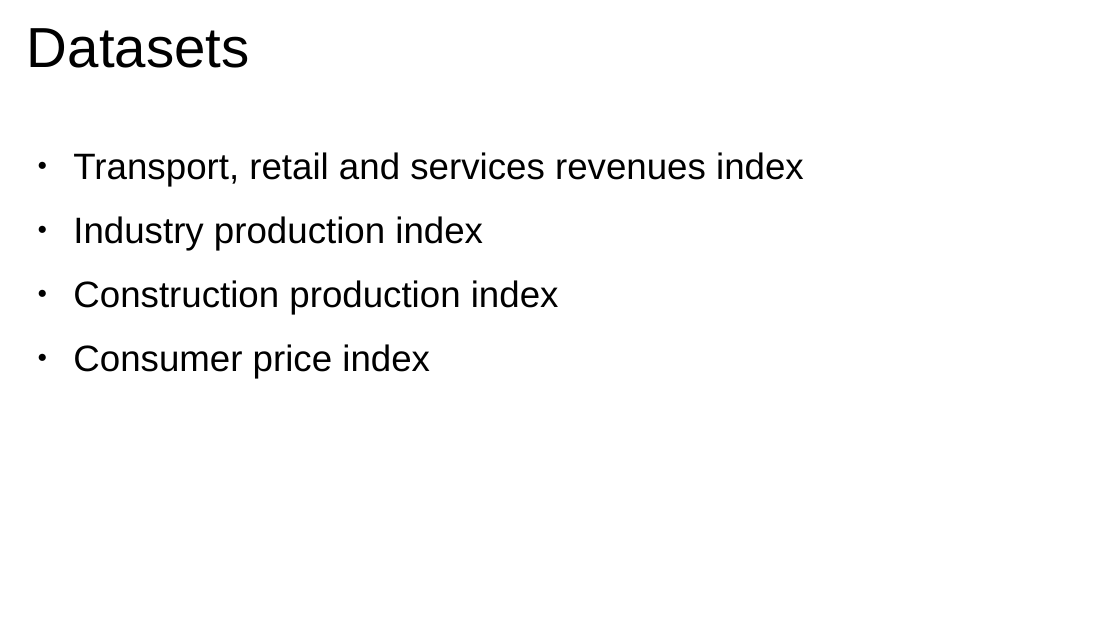
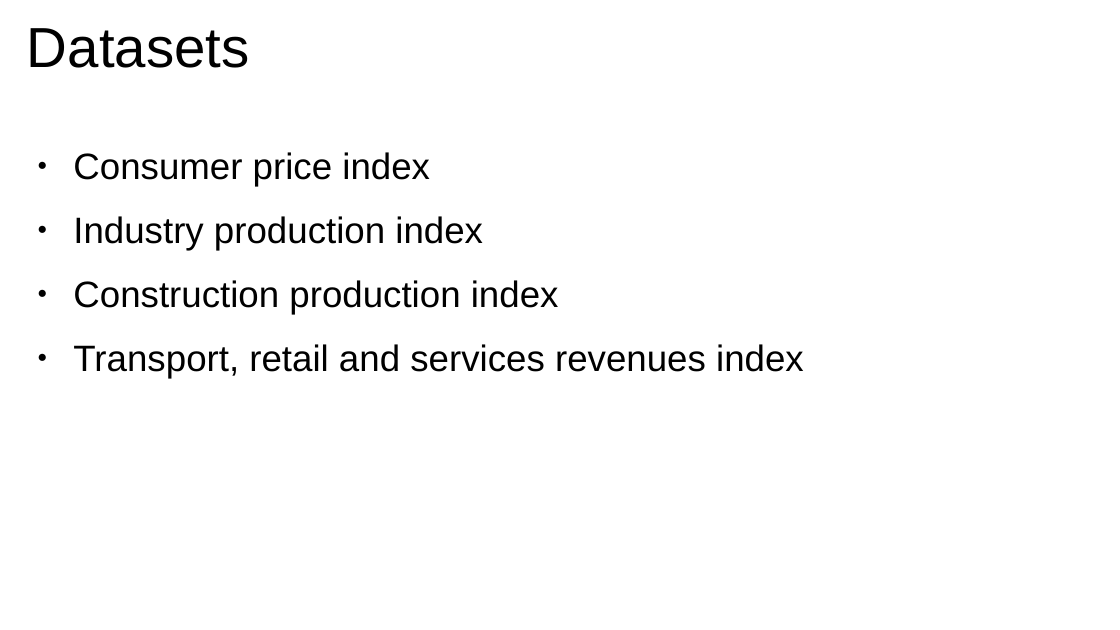
Before and after one commit to xdxdhh/czech_economy_analysis, a slide deck: slide 2 of presentation.odp. Drawn at 1120x630 pixels with LibreOffice and Linux fonts; fonts in the diff are those of the drawing. Boxes give left, top, right and bottom in pixels: in the first picture for what was removed or moved away, otherwise in the second. Text is boxed around its words. In the diff, an @@ line names an element or a change of style, - is before the commit and + after.

```diff
--- a/presentation.odp
+++ b/presentation.odp
@@ text at box(73, 152, 430, 186): text changed @@
-● Transport, retail and services revenues index
+● Consumer price index
@@ text at box(73, 344, 804, 378): text changed @@
-● Consumer price index
+● Transport, retail and services revenues index
```
Also in this commit, not shown: 4 other slides changed, 14 slides added, 6 slides removed, 15 other files.
